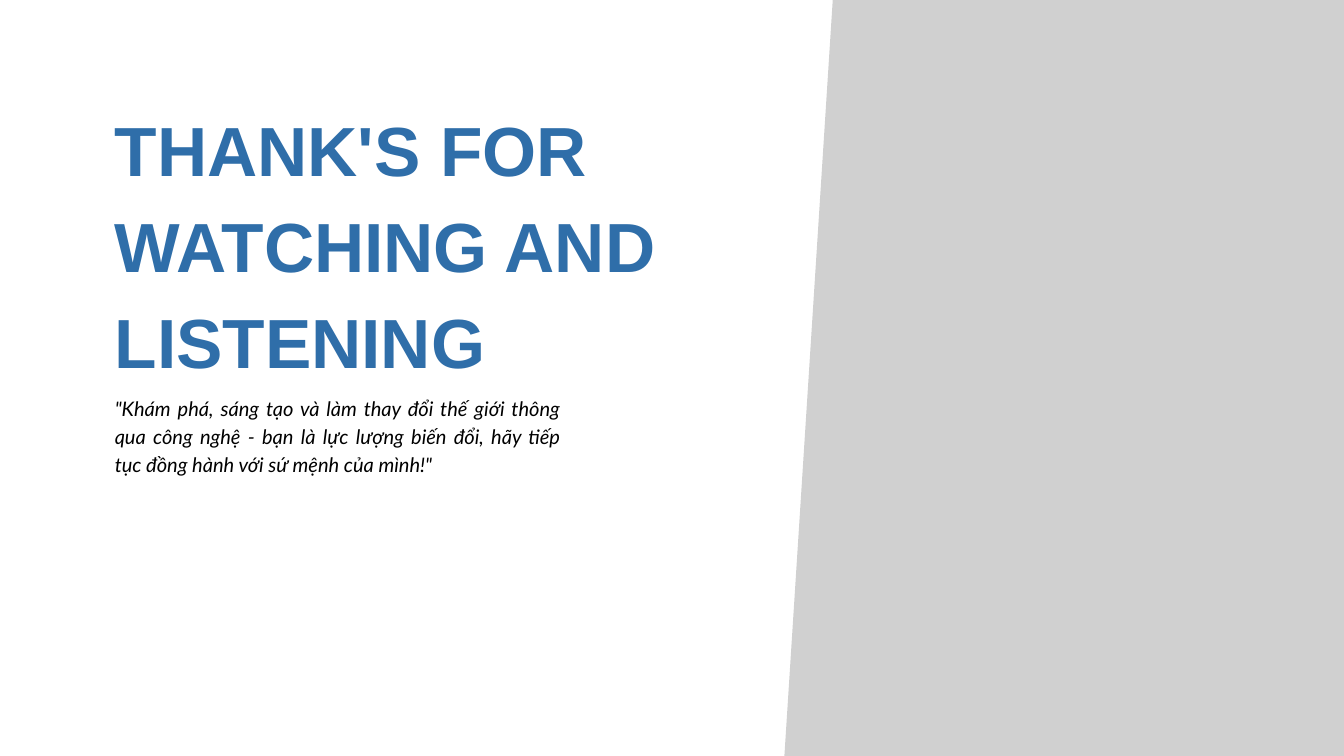
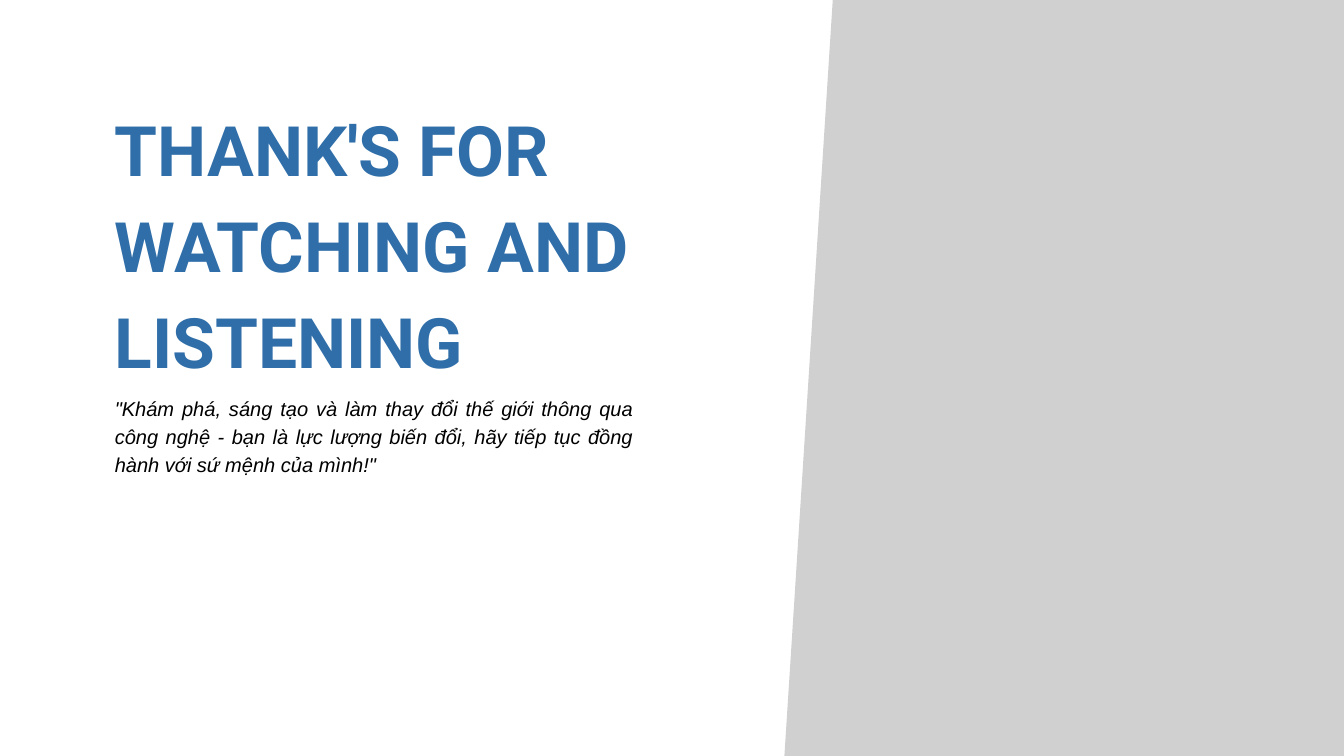
Before and after one commit to URMySunshinee/cn-da21ttc-letructin-forum-laravel, a slide deck: slide 14 of thesis/abs/PPT Báo Cáo CN.pptx (slide 20 before the commit). Drawn at 1344x756 pixels with LibreOffice and Linux fonts; fonts in the diff are those of the drawing; grey boxes stand for pictures. Boxes give left, top, right and bottom in pixels: in the first picture for what was removed or moved away, otherwise in the second. Text is boxed around its words. In the diff, an @@ line names an element or a change of style, - is before the commit and + after.

```diff
--- a/thesis/abs/PPT Báo Cáo CN.pptx
+++ b/thesis/abs/PPT Báo Cáo CN.pptx
@@ text "THANK'S FOR WATCHING AND LISTENING" at <box>115,124,629,369</box>: font Arial to Roboto @@
@@ text ""Khám phá, sáng tạo và ..." at <box>115,400,633,475</box>: font Lato to Arial @@
```
Also in this commit, not shown: 9 other slides changed, 4 slides added, 10 slides removed, 2 other files.
